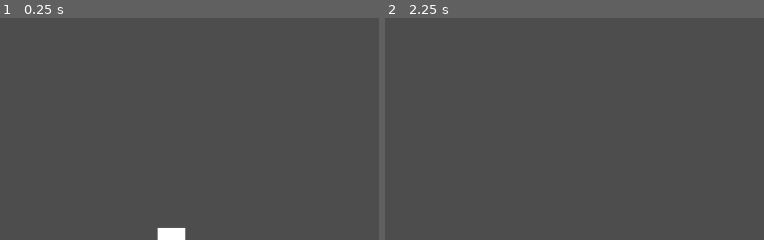
Above: before the commit, frames 1-2 (left to right).
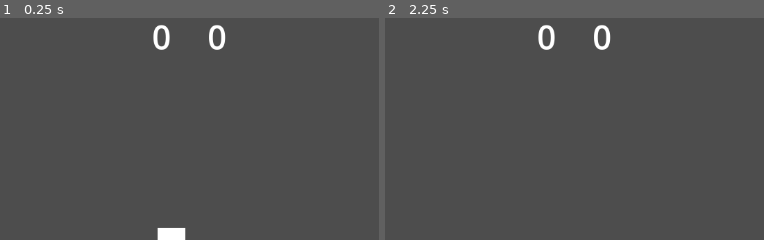
Above: after the commit, the same moments.

Repository: districtjackson/pong
Game: Godot game, scene res://main.tscn
The game is run twice, just before and just after one commit, with the same random seed, the same clock (stepped at 60 frames per second) and the same inputs.
Inputs:
- Up to frame 1 (0.25 s): no input
- Up to frame 2 (2.25 s): tap Enter at 0.5, 2 s; hold Down (right_down) 0.53-1.28 s; tap Space at 1.25 s; hold S (left_down) 1.28-2.03 s; hold Down (right_down) from 2.03 s (still down)
The pictures show only the part of the screen within x 22-72%, y 0-50%; the shares and areas given below are measured in that part.

The runs differ from the first frame. In frame 1, 0.6% of the frame differs, in the area x 40-60%, y 3-15%; in frame 2, 0.6%.

Commit message:
Added score indicators for UI

Diff:
--- a/ball.gd
+++ b/ball.gd
@@ -18,7 +18,7 @@
 # Called every frame. 'delta' is the elapsed time since the previous frame.
 func _process(delta):
 	# If ball goes out either side, tells main that there was a goal and which side, then deletes itself
-	if(position.x <= 0): # This is scoring for some reason
+	if(position.x <= 0):
 		score.emit(1)
 		queue_free()
 	elif(position.x >= 1152):
@@ -29,13 +29,8 @@
 func _on_timer_timeout():
 	apply_central_impulse(Vector2(speed * serveSide, speed * serveSide))
 
-	## Impart force, maybe have to use set_physics_process
-	print("Force Applied")
-
-# When ball stops touching a paddle, apply impulse in its new direction
+# When ball stops touching a paddle, apply impulse in its new direction to give it a boost and make the game more competitive further into the round
 func _on_body_exited(body):
-	print(linear_velocity)
 
 	if(body.name == "RightPaddle" or body.name == "LeftPaddle"):
 		apply_central_impulse(linear_velocity / 2)
-		print("Force Applied")
--- /dev/null
+++ b/hud.tscn
@@ -0,0 +1,32 @@
+[gd_scene load_steps=2 format=3 uid="uid://k6501is4rl7d"]
+
+[sub_resource type="LabelSettings" id="LabelSettings_a1ps0"]
+font_size = 48
+
+[node name="HUD" type="CanvasLayer"]
+
+[node name="LeftScore" type="Label" parent="."]
+anchors_preset = 5
+anchor_left = 0.5
+anchor_right = 0.5
+offset_left = -60.0
+offset_right = -20.0
+offset_bottom = 70.0
+grow_horizontal = 2
+text = "0"
+label_settings = SubResource("LabelSettings_a1ps0")
+horizontal_alignment = 1
+vertical_alignment = 1
+
+[node name="RightScore" type="Label" parent="."]
+anchors_preset = 5
+anchor_left = 0.5
+anchor_right = 0.5
+offset_left = 20.0
+offset_right = 60.0
+offset_bottom = 70.0
+grow_horizontal = 2
+text = "0"
+label_settings = SubResource("LabelSettings_a1ps0")
+horizontal_alignment = 1
+vertical_alignment = 1
--- a/main.gd
+++ b/main.gd
@@ -5,8 +5,8 @@
 @export var delay = 2
 var serveSide
 
-var player1Score = 0
-var player2Score = 0
+var leftScore = 0
+var rightScore = 0
 
 # Called when the node enters the scene tree for the first time.
 func _ready():
@@ -28,11 +28,16 @@
 func _on_ball_score(side):
 	print("Scored!")
 
-	# Update points on the UI
+	if(side == -1):
+		leftScore += 1
+		$HUD/LeftScore.text = str(leftScore)
+	elif(side == 1):
+		rightScore += 1
+		$HUD/RightScore.text = str(rightScore)
 
-	if(player1Score >= 10):
+	if(leftScore >= 10):
 		pass # UI element pops up saying who wins, then game goes back to main menu
-	elif(player2Score >= 10):
+	elif(rightScore >= 10):
 		pass
 	else:
 		serveSide = side # Set the ball to serve to the player who scored last
--- a/main.tscn
+++ b/main.tscn
@@ -1,9 +1,10 @@
-[gd_scene load_steps=5 format=3 uid="uid://bll00uigoblwd"]
+[gd_scene load_steps=6 format=3 uid="uid://bll00uigoblwd"]
 
 [ext_resource type="Script" path="res://main.gd" id="1_864cy"]
 [ext_resource type="PackedScene" uid="uid://dvj8pdu883y6w" path="res://ball.tscn" id="2_548ip"]
 [ext_resource type="PackedScene" uid="uid://lhsxutagac1w" path="res://wall.tscn" id="3_hp631"]
 [ext_resource type="PackedScene" uid="uid://c2vw0qq53pchy" path="res://paddle.tscn" id="4_lu4t4"]
+[ext_resource type="PackedScene" uid="uid://k6501is4rl7d" path="res://hud.tscn" id="5_y20i8"]
 
 [node name="Main" type="Node2D"]
 script = ExtResource("1_864cy")
@@ -20,3 +21,5 @@
 [node name="LeftPaddle" parent="." instance=ExtResource("4_lu4t4")]
 position = Vector2(80, 320)
 left_side = true
+
+[node name="HUD" parent="." instance=ExtResource("5_y20i8")]
